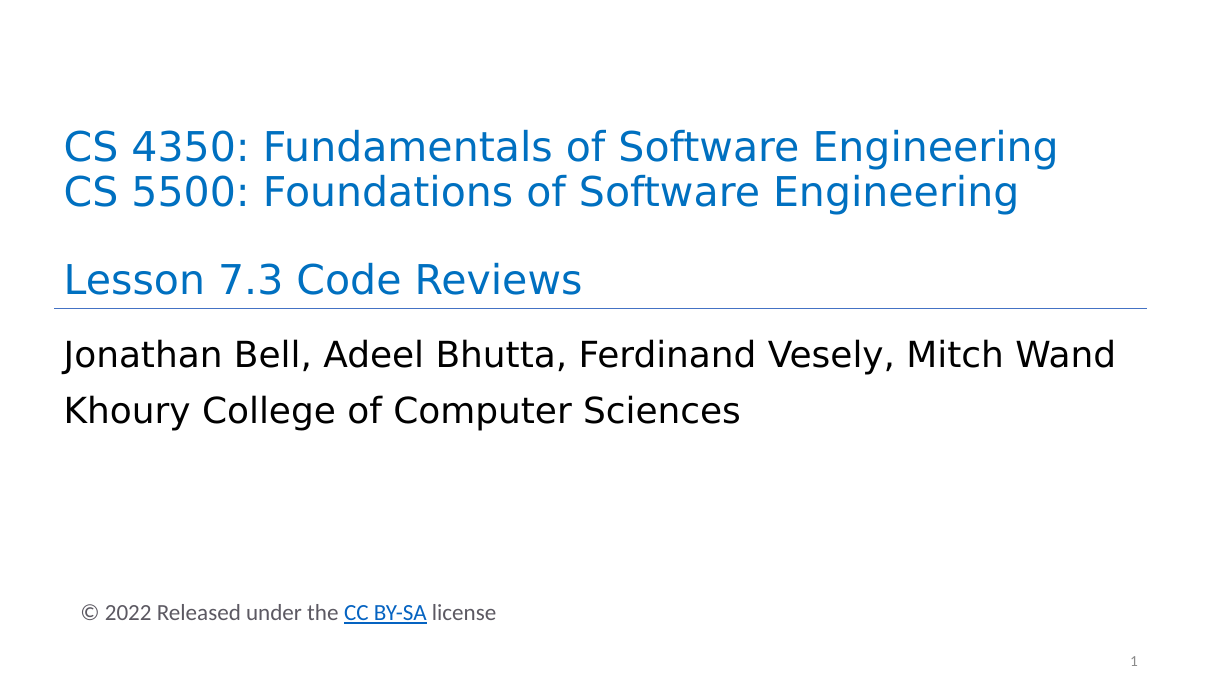
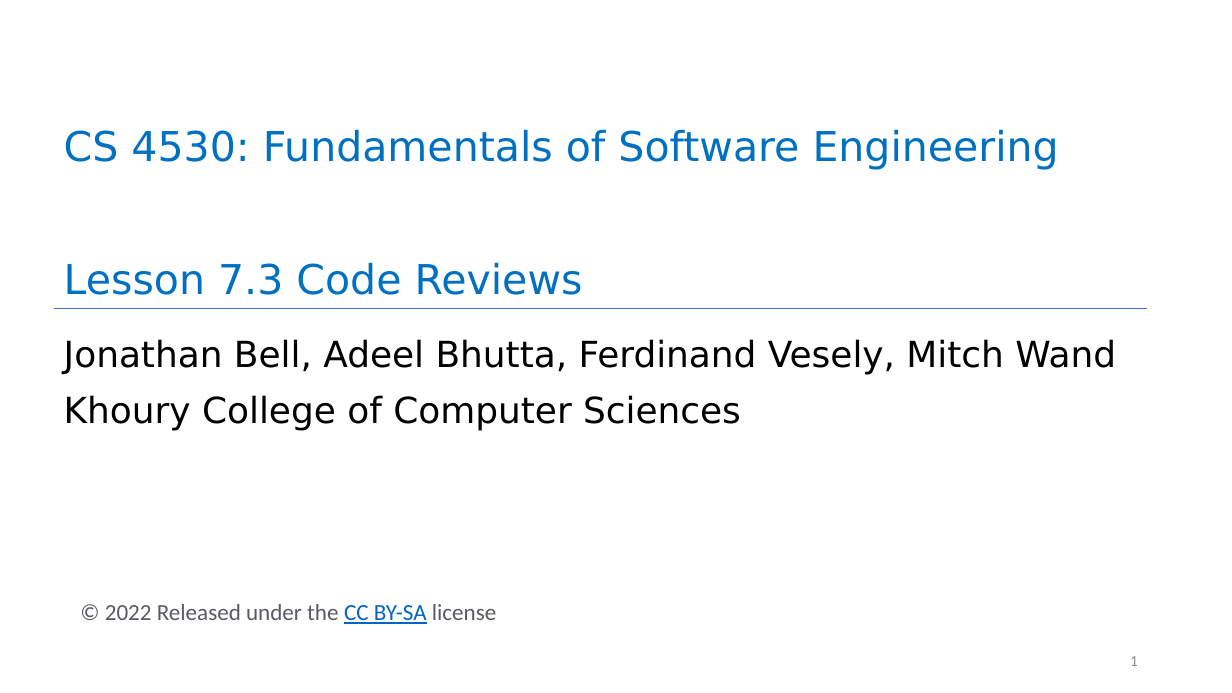
Before and after one commit to neu-se/CS4530-Spring-2022, a slide deck: slide 1 of Slides/Lesson 7.3 Code Reviews.pptx. Drawn at 1232x693 pixels with LibreOffice and Linux fonts; fonts in the diff are those of the drawing. Boxes give left, top, right and bottom in pixels: in the first picture for what was removed or moved away, otherwise in the second. Text is boxed around its words. In the diff, an @@ line names an element or a change of style, - is before the commit and + after.

```diff
--- a/Slides/Lesson 7.3 Code Reviews.pptx
+++ b/Slides/Lesson 7.3 Code Reviews.pptx
@@ title at bbox=[64, 129, 1059, 295]: text changed @@
-CS 4350: Fundamentals of Software Engineering
-CS 5500: Foundations of Software Engineering
-Lesson 7.3 Code Reviews
+CS 4530: Fundamentals of Software Engineering
+Lesson 7.3 Code Reviews
```
Also in this commit, not shown: 3 other files.
